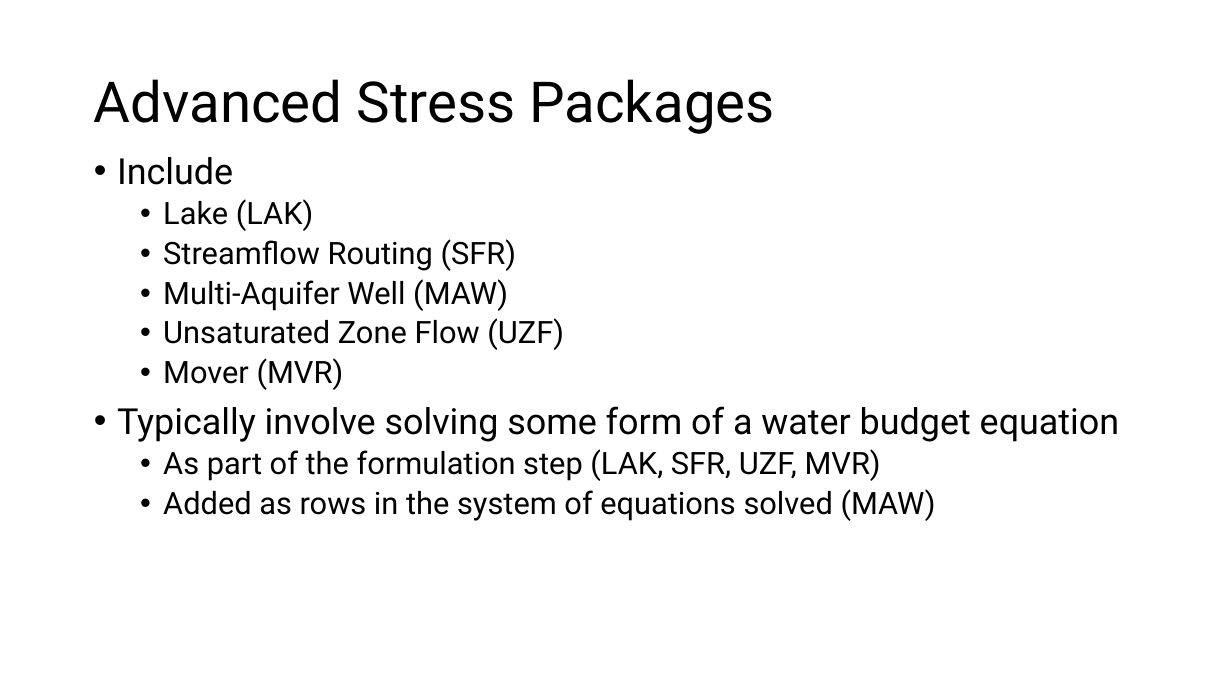
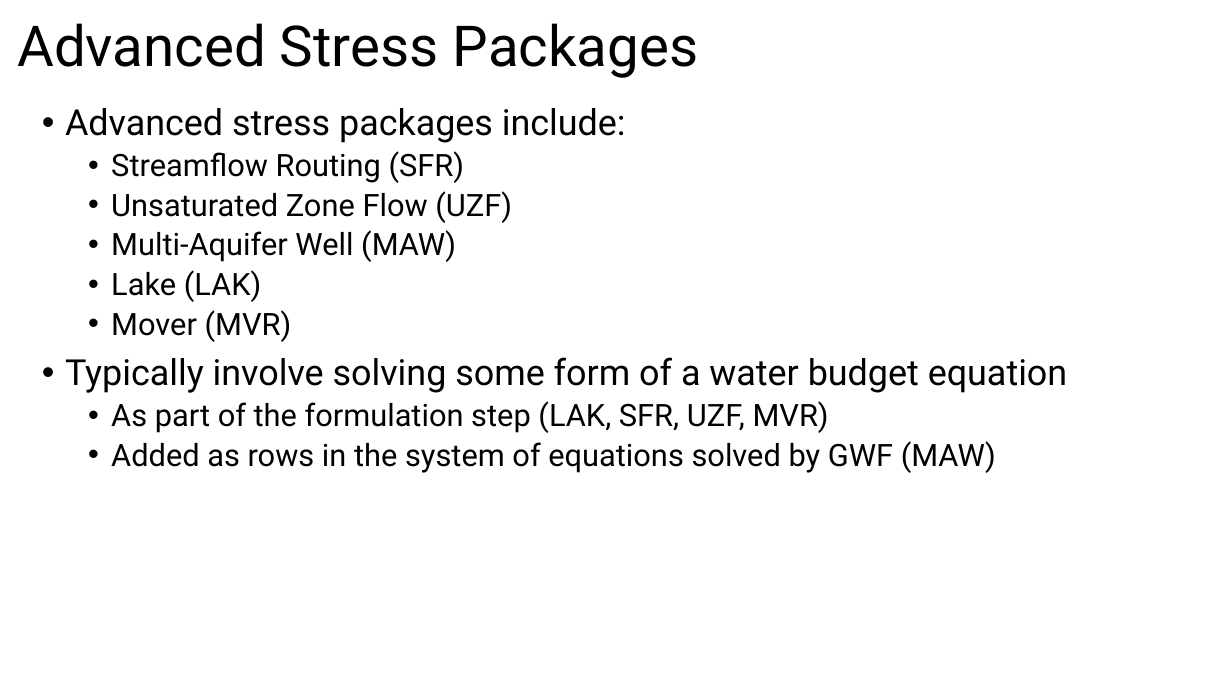
Before and after one commit to jlarsen-usgs/CWEMF-advanced-modflow, a slide deck: slide 3 of presentations/Advanced_Packages.pptx (slide 2 before the commit). Drawn at 1232x693 pixels with LibreOffice and Linux fonts; fonts in the diff are those of the drawing. Boxes give left, top, right and bottom in pixels: in the first picture for what was removed or moved away, otherwise in the second. Text is boxed around its words. In the diff, an @@ line names an element or a change of style, - is before the commit and + after.

```diff
--- a/presentations/Advanced_Packages.pptx
+++ b/presentations/Advanced_Packages.pptx
@@ title "Advanced Stress Packages": place and size @@
-title "Advanced Stress Packages" at (94, 79, 774, 134)
+title "Advanced Stress Packages" at (17, 23, 698, 78)
@@ text "Advanced stress packages include:": place and size @@
-text "Advanced stress packages include:" at (117, 157, 1120, 521)
+text "Advanced stress packages include:" at (65, 108, 1068, 473)
@@ text at (65, 108, 626, 262): text changed; size 28 to 24 pt @@
-• Include
+• Advanced stress packages include:
+  • Streamflow Routing (SFR)
+  • Unsaturated Zone Flow (UZF)
+  • Multi-Aquifer Well (MAW)
@@ text at (163, 239, 564, 350): paragraphs removed @@
-  • Streamflow Routing (SFR)
-  • Multi-Aquifer Well (MAW)
-  • Unsaturated Zone Flow (UZF)
@@ text at (111, 441, 996, 473): text changed @@
-  • Added as rows in the system of equations solved (MAW)
+  • Added as rows in the system of equations solved by GWF (MAW)
```
Also in this commit, not shown: 6 other slides changed, 3 slides added, 1 slide removed.
